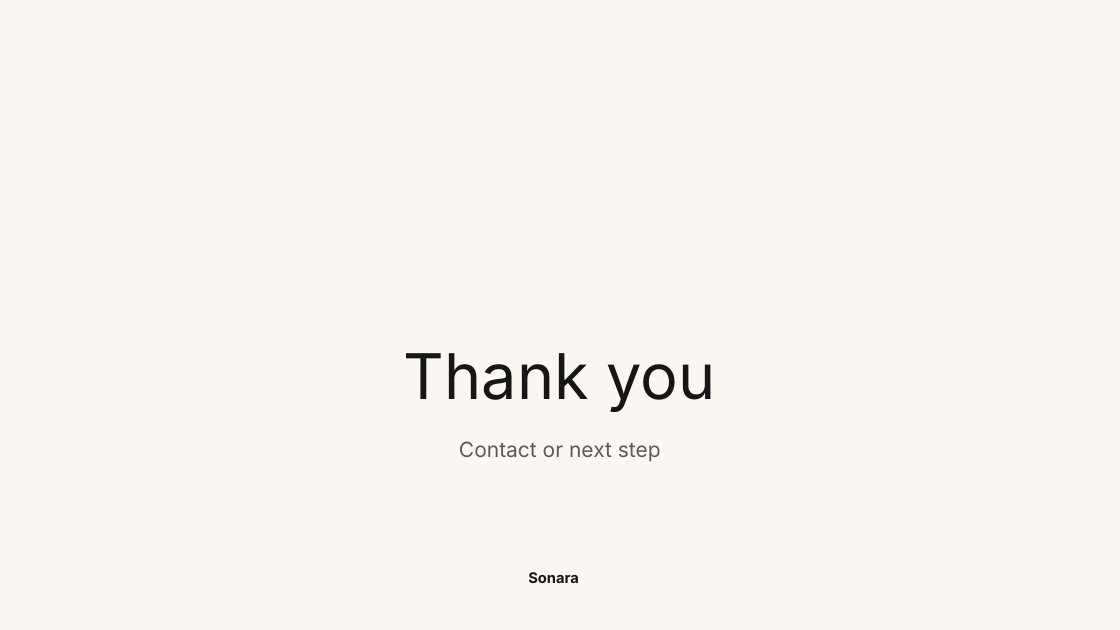
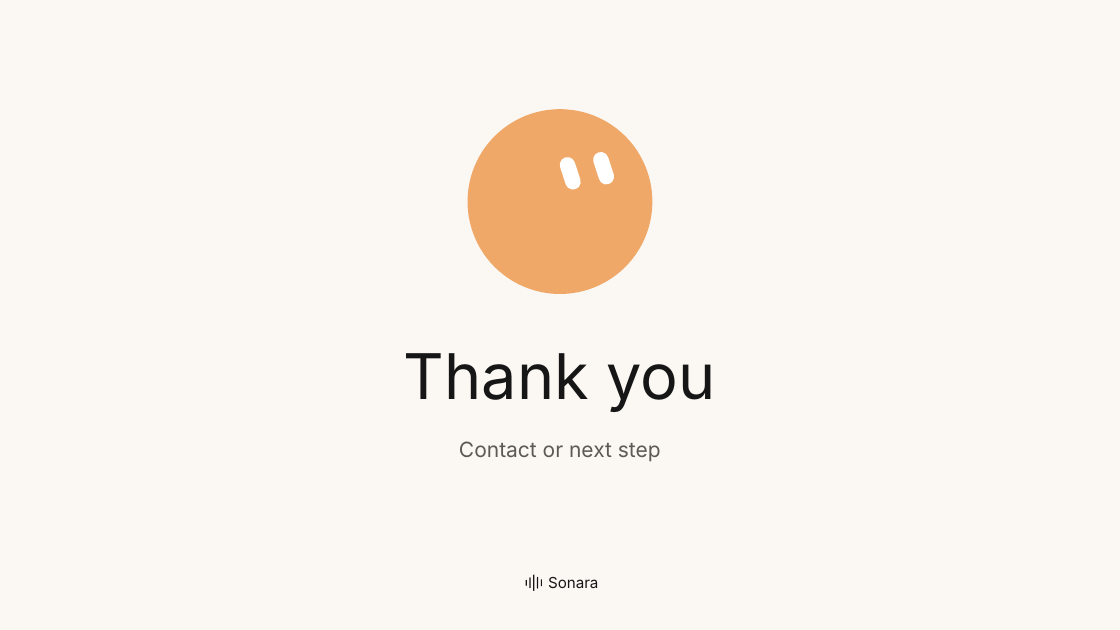
Before and after one commit to RaneemK-commits/sonara, a slide deck: slide 11 of roles/ui/presentation/Sonara-template.pptx (slide 8 before the commit). Drawn at 1120x630 pixels with LibreOffice and Linux fonts; fonts in the diff are those of the drawing; background and template pictures are left out. Boxes give left, top, right and bottom in pixels: in the first picture for what was removed or moved away, otherwise in the second. Text is boxed around its words. In the diff, an @@ line names an element or a change of style, - is before the commit and + after.

```diff
--- a/roles/ui/presentation/Sonara-template.pptx
+++ b/roles/ui/presentation/Sonara-template.pptx
@@ rounded rectangle added at bbox=[468, 109, 653, 294], fill #F0A868 @@
@@ rounded rectangle added at bbox=[558, 156, 583, 192], fill #FFFFFF @@
@@ rounded rectangle added at bbox=[591, 150, 616, 186], fill #FFFFFF @@
@@ text removed at bbox=[528, 572, 579, 583] @@
-Sonara
@@ group added at bbox=[526, 575, 598, 592]: 5 rounded rectangles, 1 text @@
+Sonara
```
Also in this commit, not shown: 7 other slides changed, 3 slides added.
